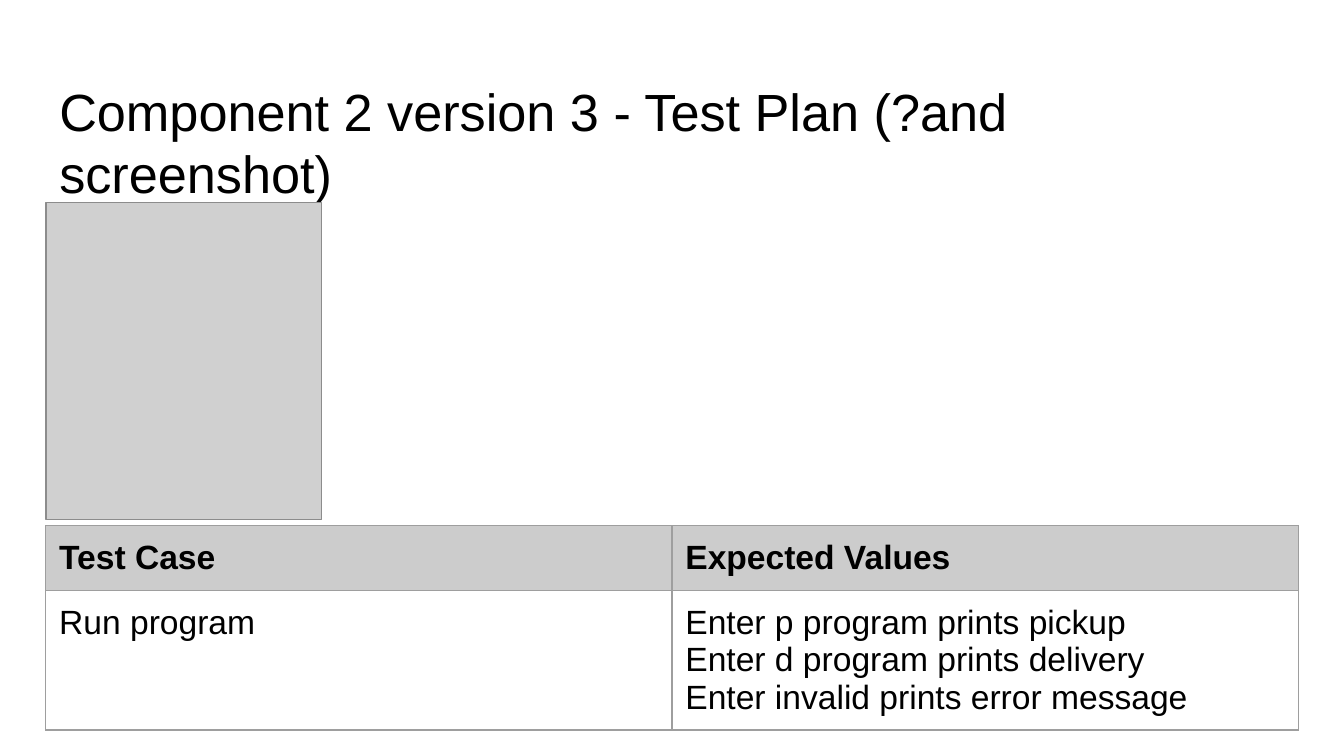
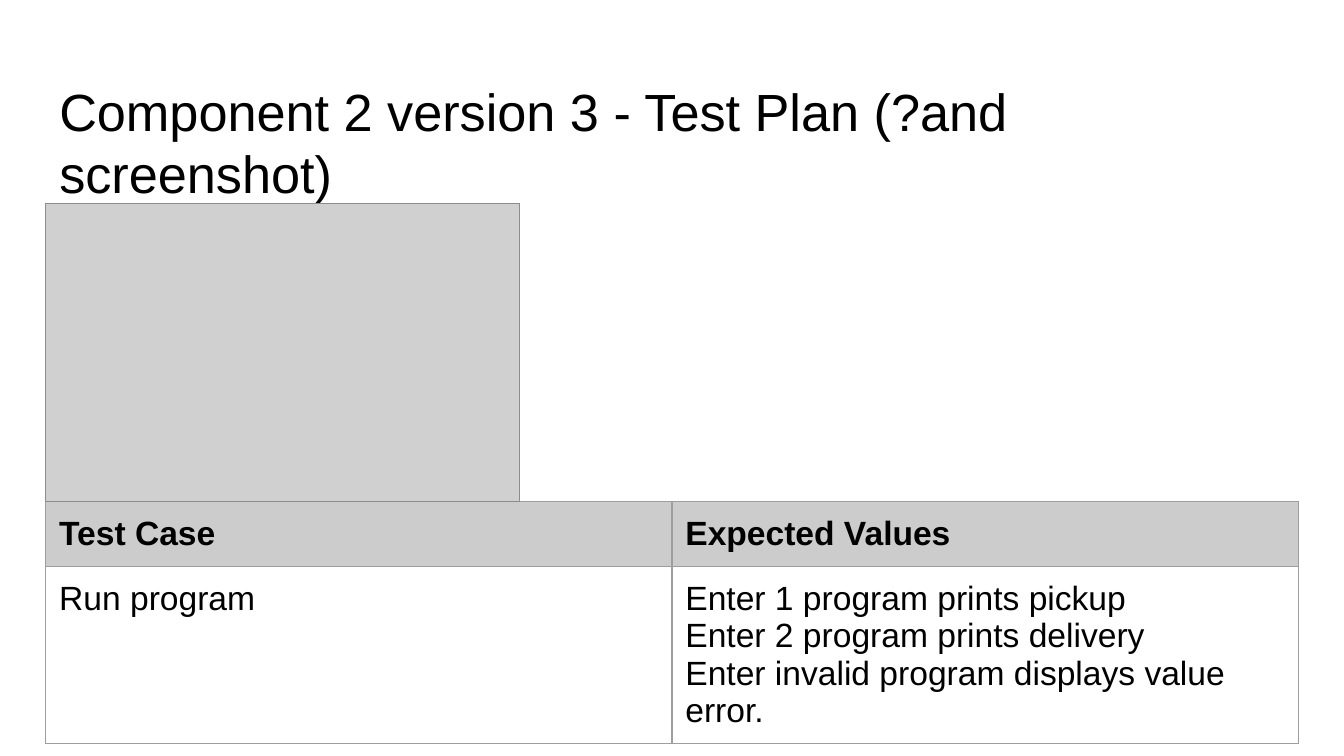
Before and after one commit to Luka-Timtam/Pizza-Bot, a slide deck: slide 10 of 022_91893+_+91897+Documentation.pptx. Drawn at 1344x756 pixels with LibreOffice and Linux fonts; fonts in the diff are those of the drawing; grey boxes stand for pictures. Boxes give left, top, right and bottom in pixels: in the first picture for what was removed or moved away, otherwise in the second. Text is boxed around its words. In the diff, an @@ line names an element or a change of style, - is before the commit and + after.

Commit message:
Created pickup or delivery menu
18/05

```diff
--- a/022_91893+_+91897+Documentation.pptx
+++ b/022_91893+_+91897+Documentation.pptx
@@ picture: place and size @@
-picture at [46, 203, 321, 520]
+picture at [46, 204, 520, 503]
@@ table at [46, 501, 1298, 756] @@
-row 2, column 2: Enter p program prints pickup / Enter d program prints delivery / Enter invalid prints error message
+row 2, column 2: Enter 1 program prints pickup / Enter 2 program prints delivery / Enter invalid program displays value error.
@@ table: place and size @@
-table at [46, 526, 1298, 741]
+table at [46, 501, 1298, 756]
```
Also in this commit, not shown: 2 slides added, 1 other file.
